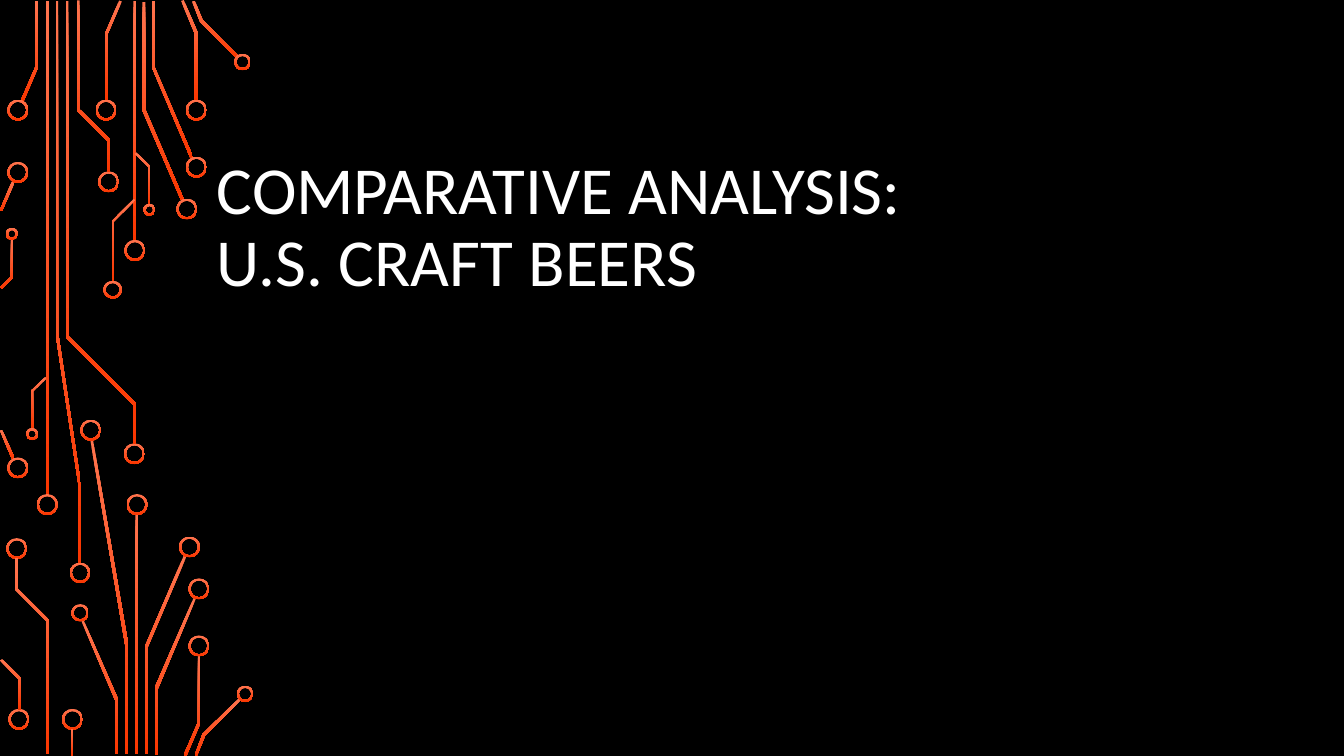
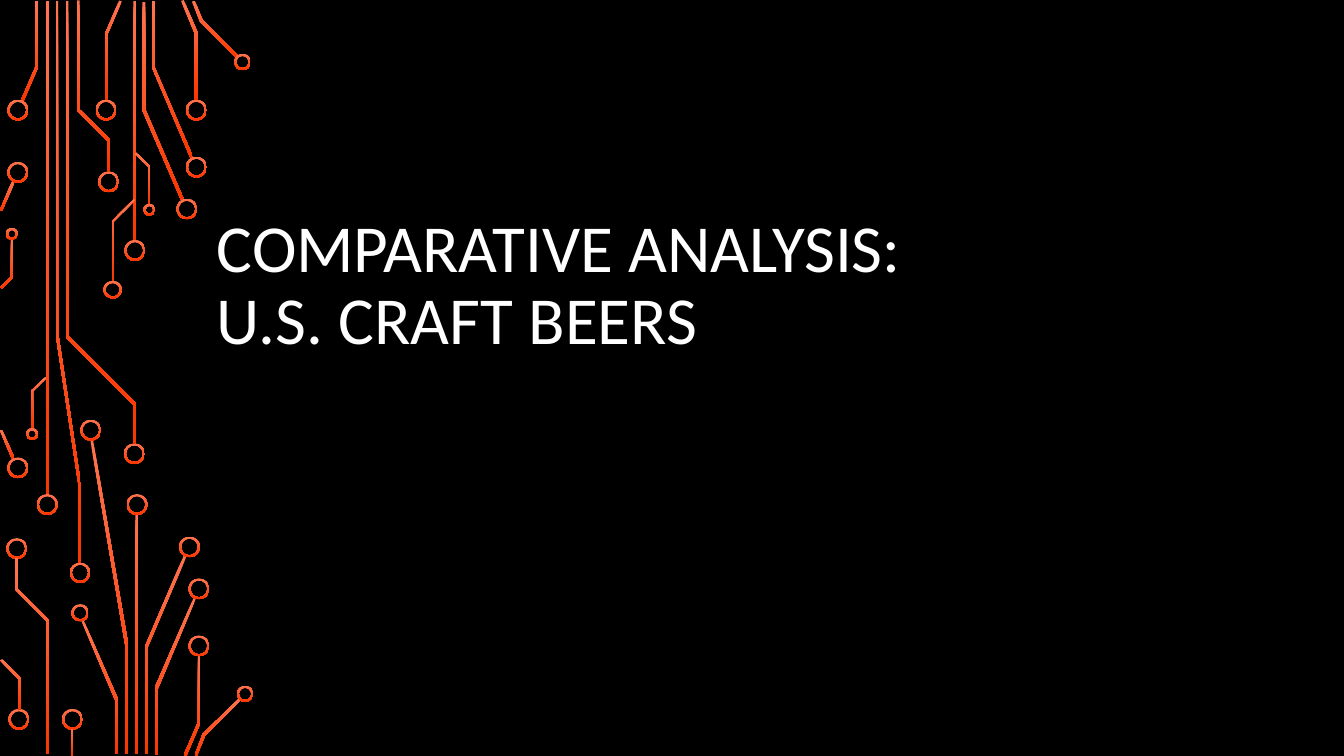
Before and after one commit to arron71/CaseStudy1, a slide deck: slide 1 of CaseStudy1 Presentation.pptx. Drawn at 1344x756 pixels with LibreOffice and Linux fonts; fonts in the diff are those of the drawing; background and template pictures are left out. Boxes give left, top, right and bottom in pixels: in the first picture for what was removed or moved away, otherwise in the second. Text is boxed around its words. In the diff, an @@ line names an element or a change of style, - is before the commit and + after.

```diff
--- a/CaseStudy1 Presentation.pptx
+++ b/CaseStudy1 Presentation.pptx
@@ title "COMPARATIVE ANALYSIS: U.S. CRAFT BEERS" moved from (x1=217, y1=170, x2=900, y2=287) to (x1=217, y1=228, x2=900, y2=345) @@
```
Also in this commit, not shown: 5 other slides changed, 4 slides added, 1 slide removed, 2 other files.
